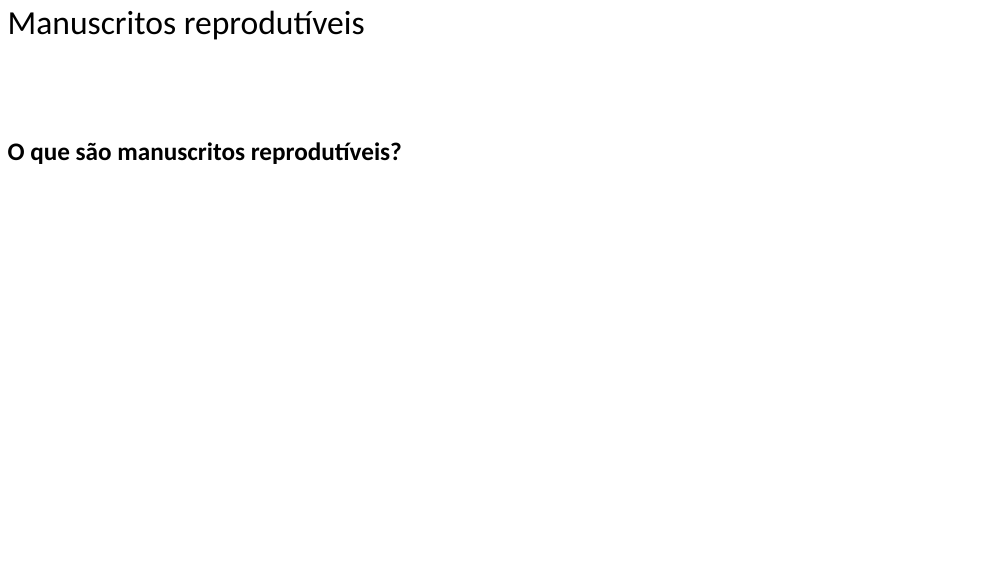
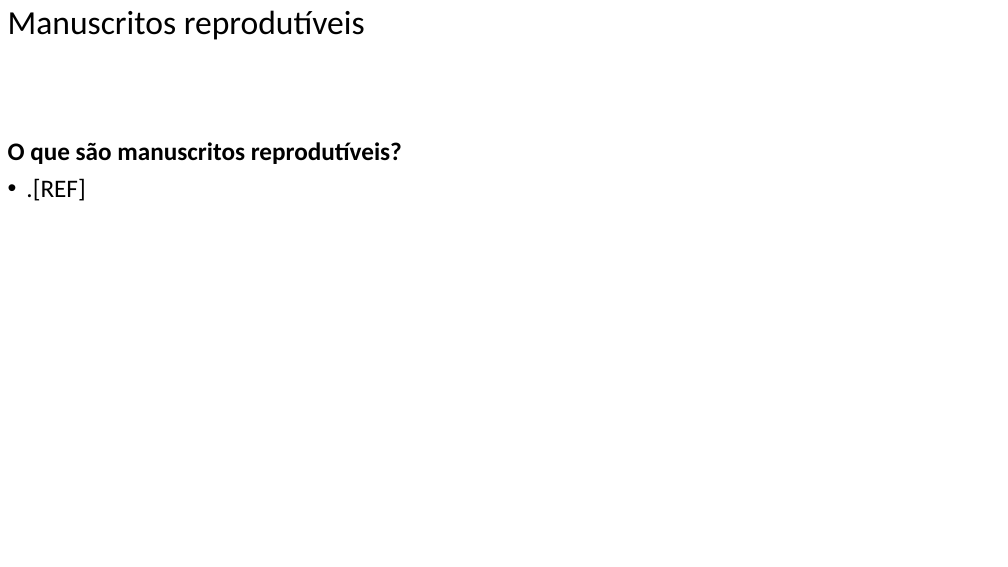
Before and after one commit to FerreiraAS/Ciencia-com-R, a slide deck: slide 96 of Ciência-com-R.pptx (slide 92 before the commit). Drawn at 1008x567 pixels with LibreOffice and Linux fonts; fonts in the diff are those of the drawing. Boxes give left, top, right and bottom in pixels: in the first picture for what was removed or moved away, otherwise in the second. Text is boxed around its words. In the diff, an @@ line names an element or a change of style, - is before the commit and + after.

```diff
--- a/Ciência-com-R.pptx
+++ b/Ciência-com-R.pptx
@@ text at (26,178,85,201): paragraph added @@
+• .[REF]
```
Also in this commit, not shown: 10 other slides changed, 4 slides added, 45 other files.
